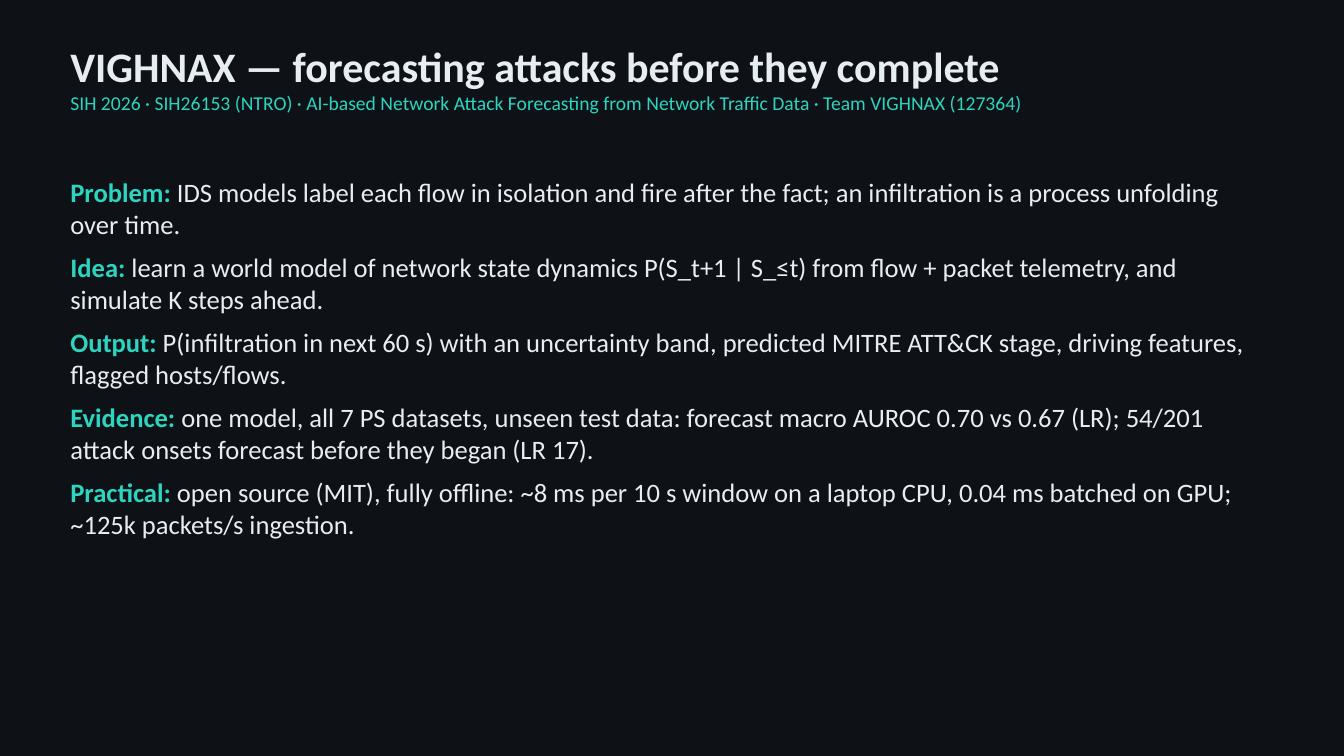
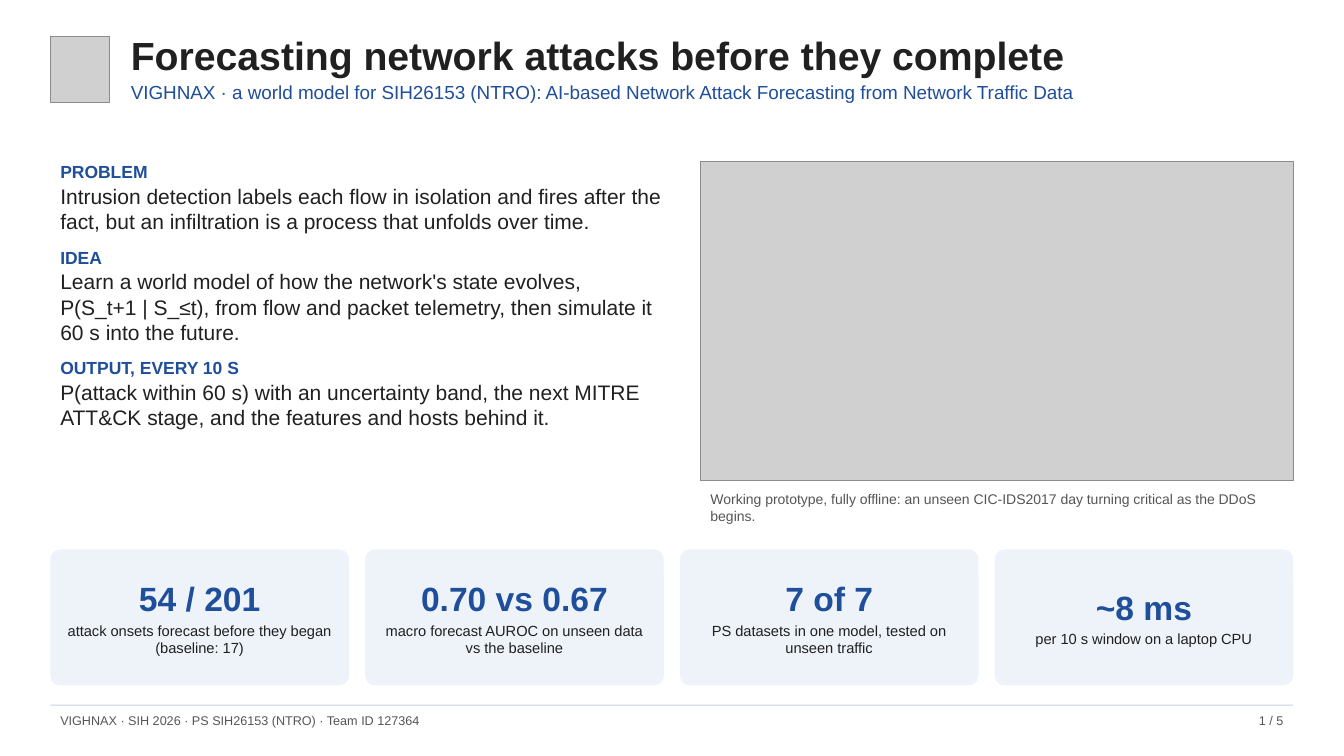
Before and after one commit to NAMAN-THAKUR-1944/SIH2026-SIH26153-VIGHNAX, a slide deck: slide 1 of docs/VIGHNAX_Technical_Presentation.pptx. Drawn at 1344x756 pixels with LibreOffice and Linux fonts; fonts in the diff are those of the drawing; grey boxes stand for pictures. Boxes give left, top, right and bottom in pixels: in the first picture for what was removed or moved away, otherwise in the second. Text is boxed around its words. In the diff, an @@ line names an element or a change of style, - is before the commit and + after.

Commit message:
Redesign the technical presentation and the architecture document
Technical presentation (5 slides), now in the same clean style as the idea deck:
- Overview with the dashboard and four headline results
- Architecture diagram with the flow, packet and ingestion details
- World model explained next to real dashboard output: the 60 s forecast,
  Integrated Gradients and host attribution at a DDoS onset
- Results chart (forecast, early warning, detection vs the baseline) with
  where we lead, where the baseline leads, and the open problem
- Demo, deployment, limits, next steps, reproduction, QR codes for the video
  and the repository

Architecture document (2 pages): title block with the logo, key-figures strip,
components table, restyled results table with plain findings, the prototype
screenshot instead of the dense timeline plot, links and page numbers.
Document properties name the team.

```diff
--- a/docs/VIGHNAX_Technical_Presentation.pptx
+++ b/docs/VIGHNAX_Technical_Presentation.pptx
@@ background #0E1116 to #FFFFFF @@
@@ picture added at <box>50,36,110,103</box> @@
@@ text at <box>131,41,1073,103</box>: text changed; size 14 to 13.5 pt; font Calibri to Arial; text colour #2DD4BF to #1F4E9A @@
-VIGHNAX — forecasting attacks before they complete
-SIH 2026 · SIH26153 (NTRO) · AI-based Network Attack Forecasting from Network Traffic Data · Team VIGHNAX (127364)
+Forecasting network attacks before they complete
+VIGHNAX · a world model for SIH26153 (NTRO): AI-based Network Attack Forecasting from Network Traffic Data
@@ text at <box>60,165,661,430</box>: text changed; size 19 to 15 pt; font Calibri to Arial; text colour #E6EDF3 to #202020 @@
-Problem: IDS models label each flow in isolation and fire after the fact; an infiltration is a process unfolding over time.
-Idea: learn a world model of network state dynamics P(S_t+1 | S_≤t) from flow + packet telemetry, and simulate K steps ahead.
-Output: P(infiltration in next 60 s) with an uncertainty band, predicted MITRE ATT&CK stage, driving features, flagged hosts/flows.
-Evidence: one model, all 7 PS datasets, unseen test data: forecast macro AUROC 0.70 vs 0.67 (LR); 54/201 attack onsets forecast before they began (LR 17).
-Practical: open source (MIT), fully offline: ~8 ms per 10 s window on a laptop CPU, 0.04 ms batched on GPU; ~125k packets/s ingestion.
+PROBLEM
+Intrusion detection labels each flow in isolation and fires after the fact, but an infiltration is a process that unfolds over time.
+IDEA
+Learn a world model of how the network's state evolves, P(S_t+1 | S_≤t), from flow and packet telemetry, then simulate it 60 s into the future.
+OUTPUT, EVERY 10 S
+P(attack within 60 s) with an uncertainty band, the next MITRE ATT&CK stage, and the features and hosts behind it.
@@ picture added at <box>701,161,1294,481</box> @@
@@ text added at <box>710,494,1256,524</box>, 10 pt, text #555555 @@
+Working prototype, fully offline: an unseen CIC-IDS2017 day turning critical as the DDoS begins.
@@ rounded rectangle added at <box>50,549,349,686</box>, fill #EEF3FA, 10.5 pt, text #202020 @@
+54 / 201
+attack onsets forecast before they began (baseline: 17)
@@ rounded rectangle added at <box>365,549,663,686</box>, fill #EEF3FA, 10.5 pt, text #202020 @@
+0.70 vs 0.67
+macro forecast AUROC on unseen data vs the baseline
@@ rounded rectangle added at <box>681,549,979,686</box>, fill #EEF3FA, 10.5 pt, text #202020 @@
+7 of 7
+PS datasets in one model, tested on unseen traffic
@@ rounded rectangle added at <box>995,549,1294,686</box>, fill #EEF3FA, 10.5 pt, text #202020 @@
+~8 ms
+per 10 s window on a laptop CPU
@@ rectangle added at <box>50,705,1294,706</box>, fill #C9D3E3 @@
@@ text added at <box>60,716,419,728</box>, 9 pt, text #555555 @@
+VIGHNAX · SIH 2026 · PS SIH26153 (NTRO) · Team ID 127364
@@ text added at <box>1259,716,1283,725</box>, 9 pt, text #555555 @@
+1 / 5
```
Also in this commit, not shown: 3 other slides changed, 1 slide added, 1 slide removed, 3 other files.
